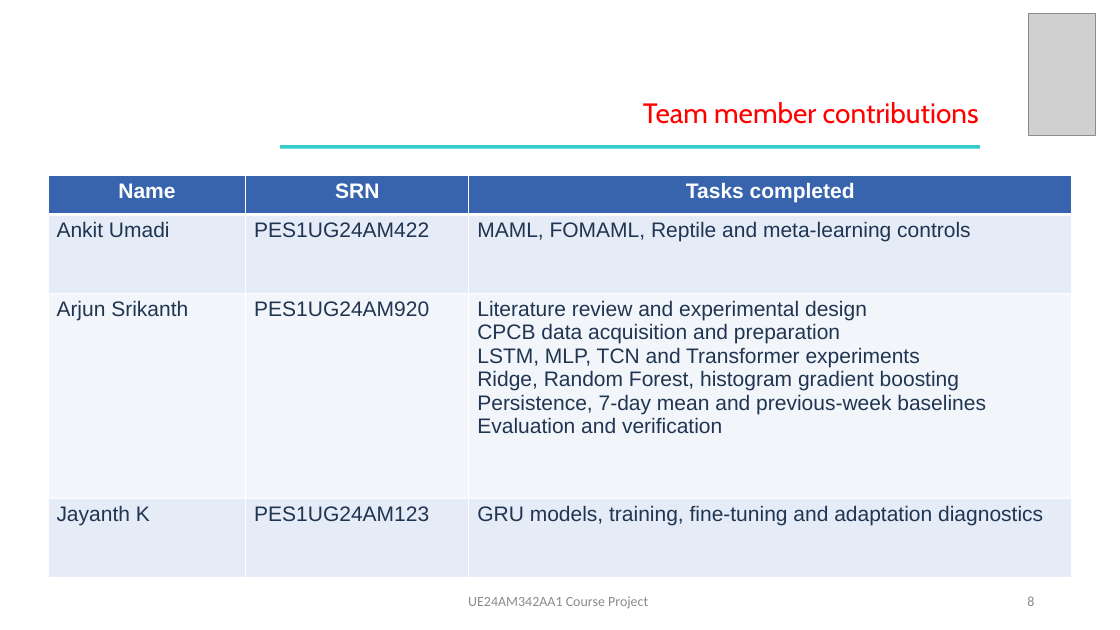
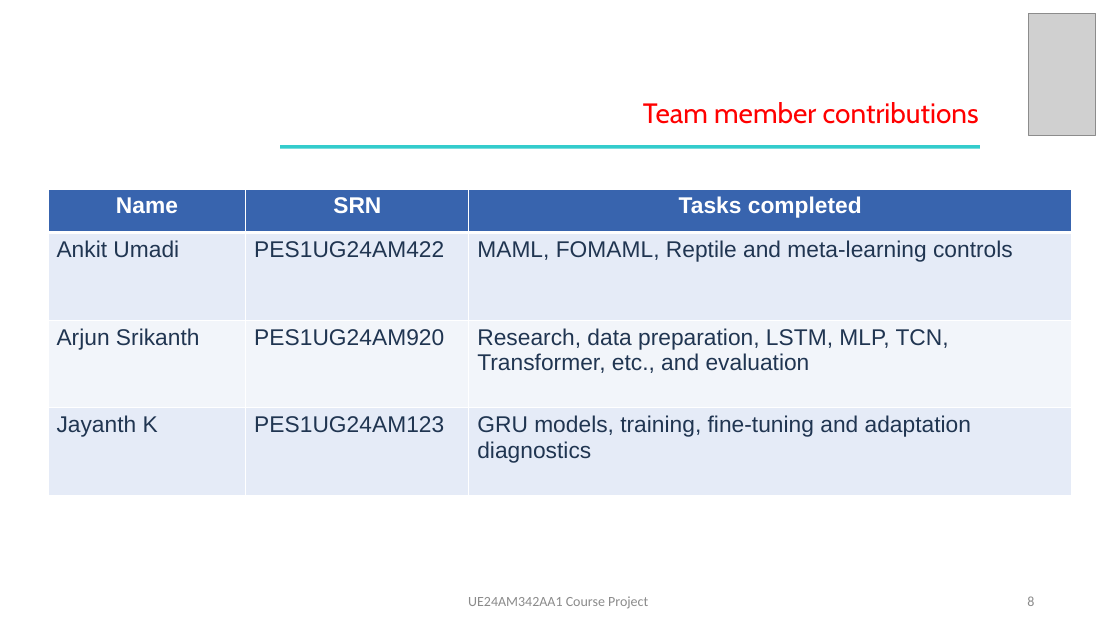
Before and after one commit to arjunsrikanthh/afml-course-project, a slide deck: slide 8 of slides/AFML_Final_Presentation.pptx. Drawn at 1120x630 pixels with LibreOffice and Linux fonts; fonts in the diff are those of the drawing; grey boxes stand for pictures. Boxes give left, top, right and bottom in pixels: in the first picture for what was removed or moved away, otherwise in the second. Text is boxed around its words. In the diff, an @@ line names an element or a change of style, - is before the commit and + after.

```diff
--- a/slides/AFML_Final_Presentation.pptx
+++ b/slides/AFML_Final_Presentation.pptx
@@ table at <box>48,189,1072,496</box> @@
-row 3, column 3: Literature review and experimental design / CPCB data acquisition and preparation / LSTM, MLP, TCN and Transformer experiments / Ridge, Random Forest, histogram gradient boosting / Persistence, 7-day mean and previous-week baselines / Evaluation and verification
+row 3, column 3: Research, data preparation, LSTM, MLP, TCN, Transformer, etc., and evaluation
@@ size 18 to 19.5 pt in "Name", "SRN", "Tasks completed", "Ankit Umadi" and 7 more places @@
@@ table: place and size @@
-table at <box>48,175,1072,577</box>
+table at <box>48,189,1072,496</box>
```
Also in this commit, not shown: 3 other files.
